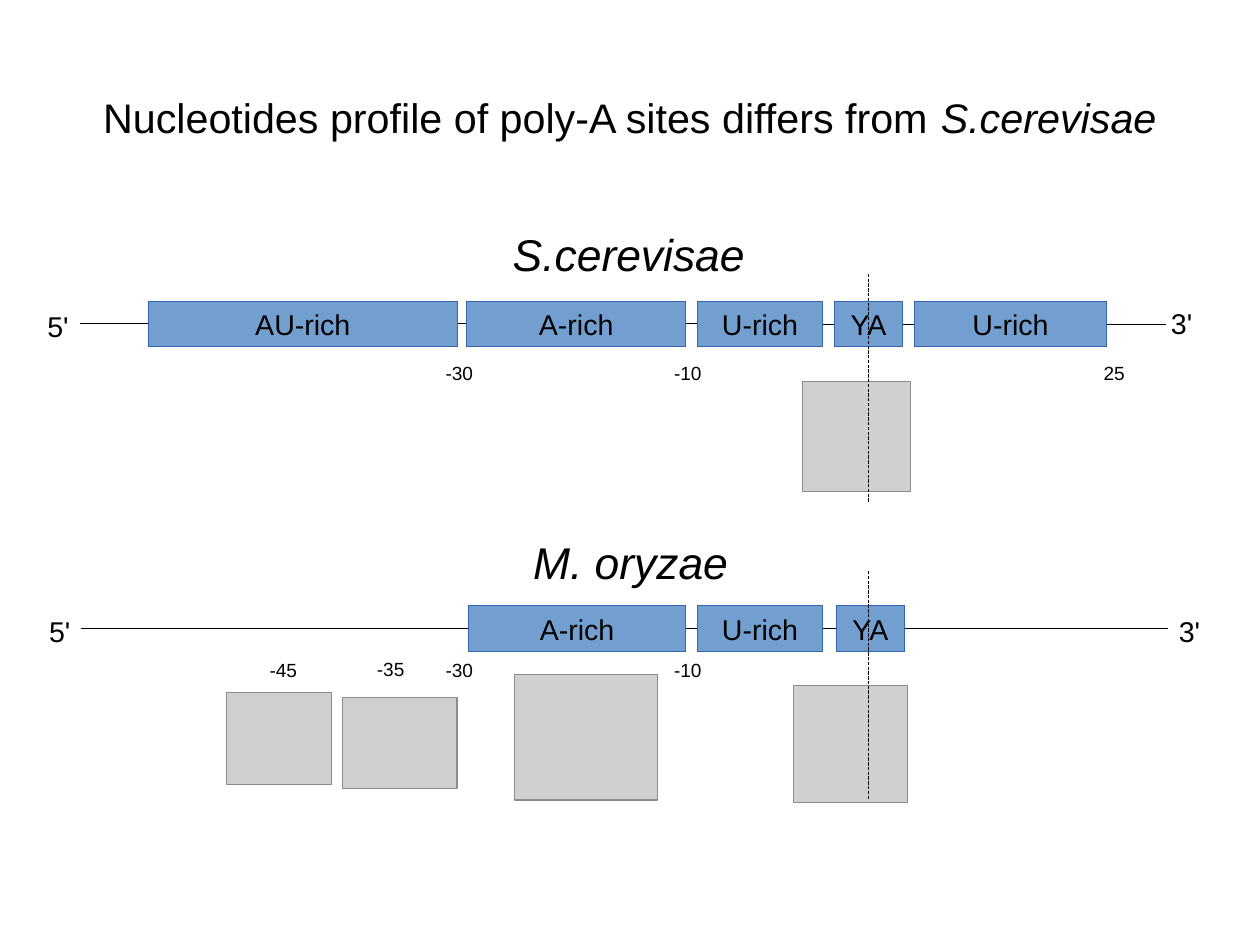
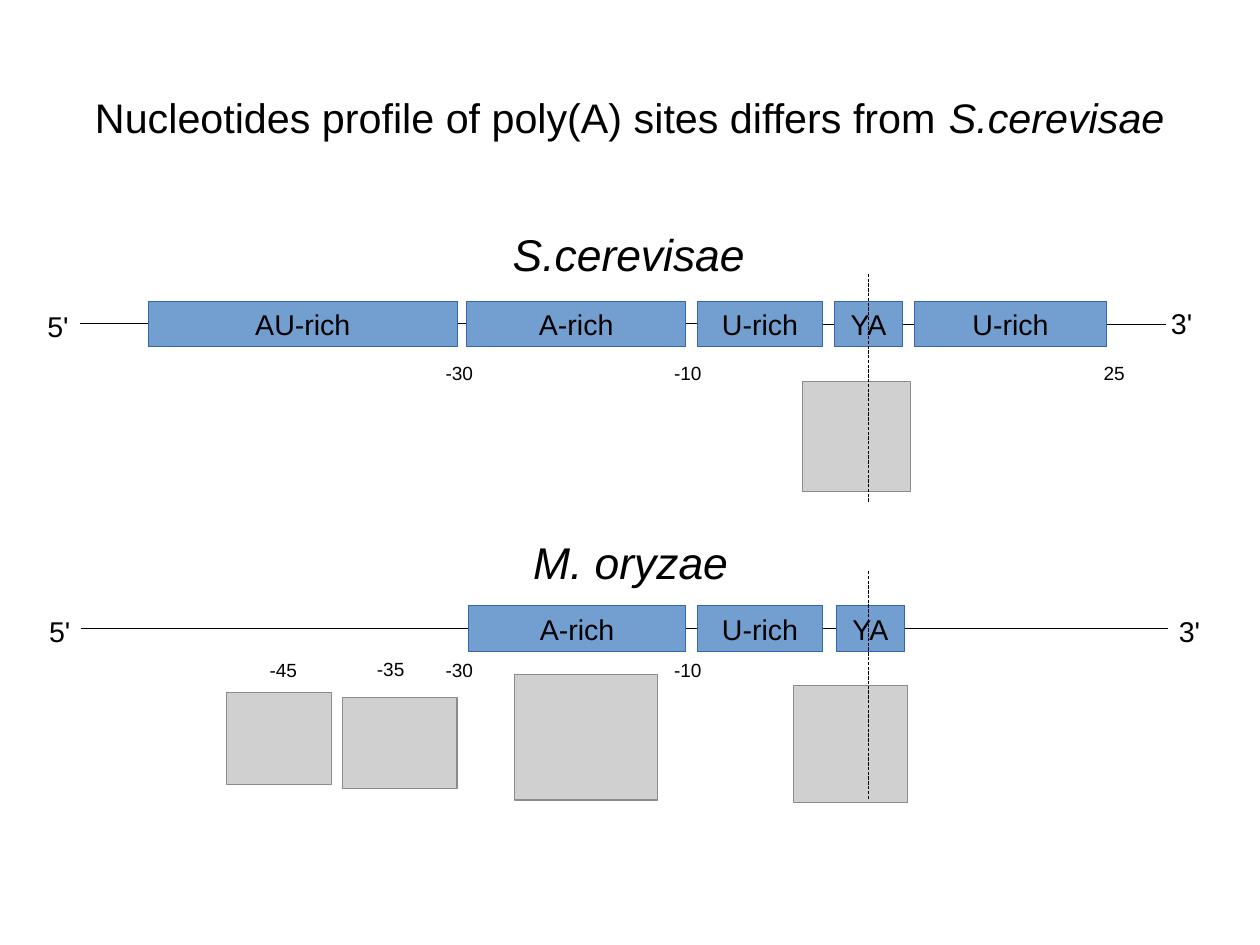
Before and after one commit to wilkinsonlab/m-oryzae-polya, a slide deck: slide 35 of doc/oryzae_presentation.odp (slide 32 before the commit). Drawn at 1260x945 pixels with LibreOffice and Linux fonts; fonts in the diff are those of the drawing; grey boxes stand for pictures. Boxes give left, top, right and bottom in pixels: in the first picture for what was removed or moved away, otherwise in the second. Text is boxed around its words. In the diff, an @@ line names an element or a change of style, - is before the commit and + after.

```diff
--- a/doc/oryzae_presentation.odp
+++ b/doc/oryzae_presentation.odp
@@ title at bbox=[95, 103, 1165, 141]: text changed @@
-Nucleotides profile of poly-A sites differs from S.cerevisae
+Nucleotides profile of poly(A) sites differs from S.cerevisae
```
Also in this commit, not shown: 30 other slides changed, 3 slides added, 3 other files.
